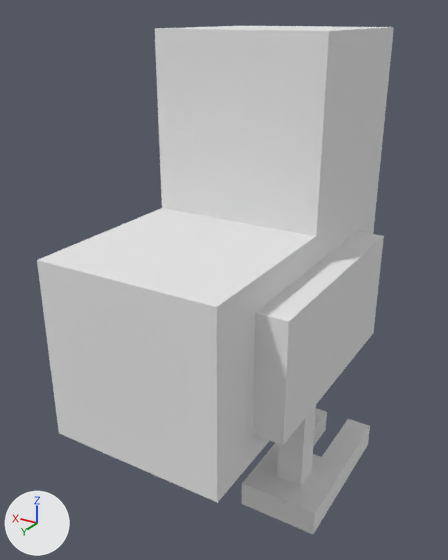
One commit to the OBJ model Assets/Models/Characters/duck.obj: the scene before it, then after it.
Both versions are drawn from a 50 mm lens placed at (-1.005, 2.04, 1.745), pointed at (0.072, 0.245, 0.847). The axes (+X, +Y, +Z) are drawn at lower left. The lights are the same throughout. Where no turn or scale is listed for an object, it has been applied to the vertices. Vertices at the same position are counted once.

Objects in the first picture: 'Untitled'.
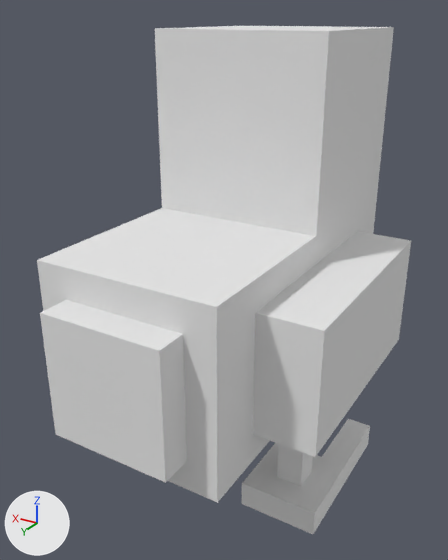
Pixel boxes [x1, y1, x2, y2] of what changed, in the pictures (448 x 560 px):
'Untitled', reshaped: before [37, 26, 394, 534]; after [37, 26, 411, 534]
part 1 of me_untitled, built on: before [37, 231, 384, 503]; after [37, 231, 411, 503]

Edits to the bpy script that builds the scene:
```text
Change me_untitled:
    used by ob_untitled; location = (0.0, 0.0, 0.0)
    remove me_untitled.from_pydata(...)  # 98 vertices, 192 faces; spans x -0.4..0.5, y -0.6..0.9, z 0.0..1.7
    add me_untitled.from_pydata(...)  # 106 vertices, 208 faces; spans x -0.5..0.5, y -0.6..1.0, z 0.0..1.7
    me_untitled part 1
    2 faces are deleted
    4 vertices in x -0.4, y -0.1..0.7, z 0.6..1.0 move by (-0.1, 0.0, 0.0)
    8 vertices are added at x -0.2..0.2, y 0.9..1.0, z 0.6..1.0
    18 new faces join them
```
